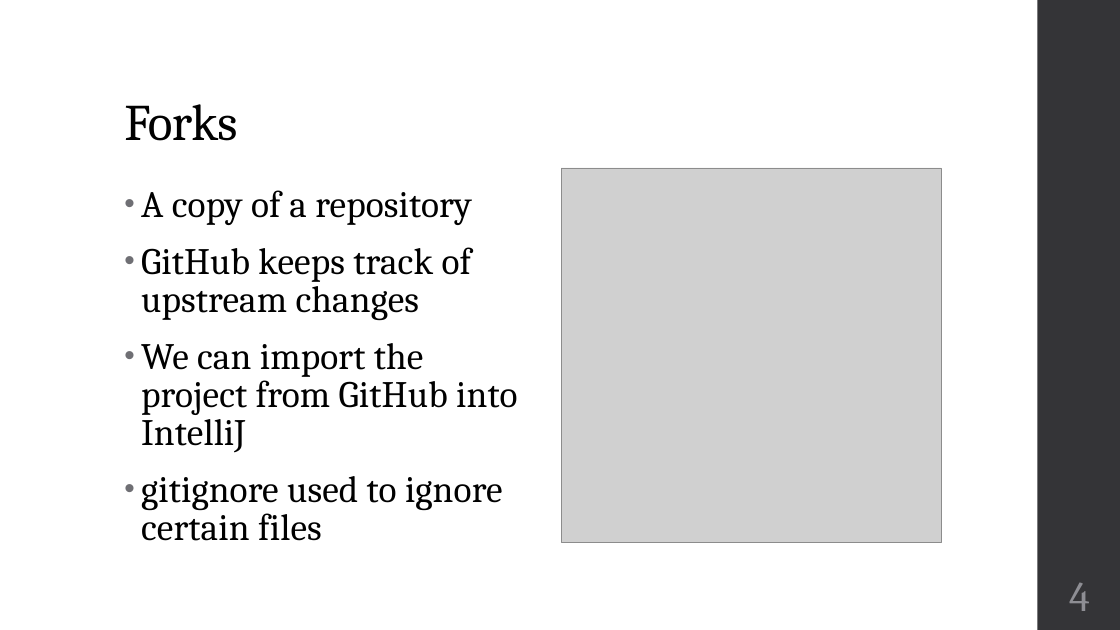
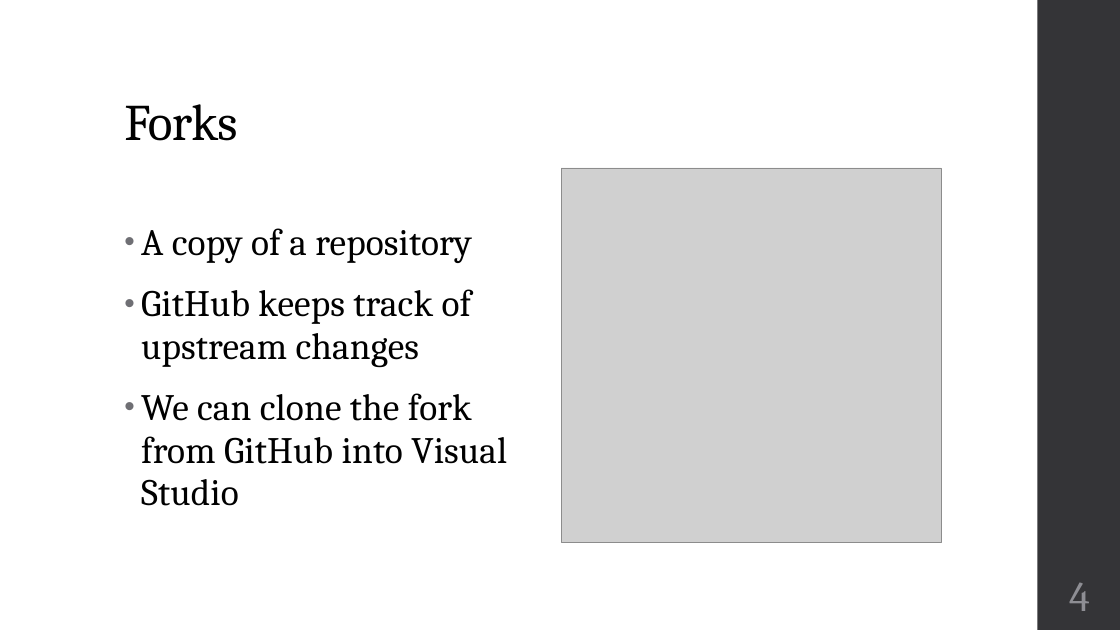
Before and after one commit to zarthur/CSCC-Misc, a slide deck: slide 4 of Git-GitHub-VS/part-2-slides.pptx. Drawn at 1120x630 pixels with LibreOffice and Linux fonts; fonts in the diff are those of the drawing; grey boxes stand for pictures. Boxes give left, top, right and bottom in pixels: in the first picture for what was removed or moved away, otherwise in the second. Text is boxed around its words. In the diff, an @@ line names an element or a change of style, - is before the commit and + after.

```diff
--- a/Git-GitHub-VS/part-2-slides.pptx
+++ b/Git-GitHub-VS/part-2-slides.pptx
@@ text at <box>141,228,472,368</box>: line spacing 0.85 to 0.95 @@
@@ text at <box>141,393,507,506</box>: text changed @@
-• We can import the project from GitHub into IntelliJ
-• gitignore used to ignore certain files
+• We can clone the fork from GitHub into Visual Studio
```
Also in this commit, not shown: 4 other files.
